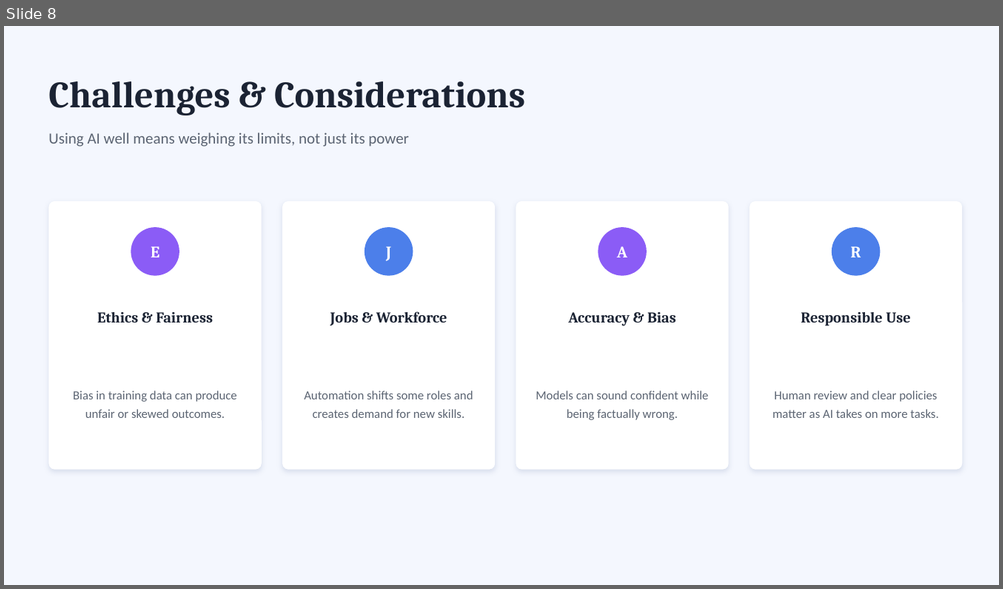
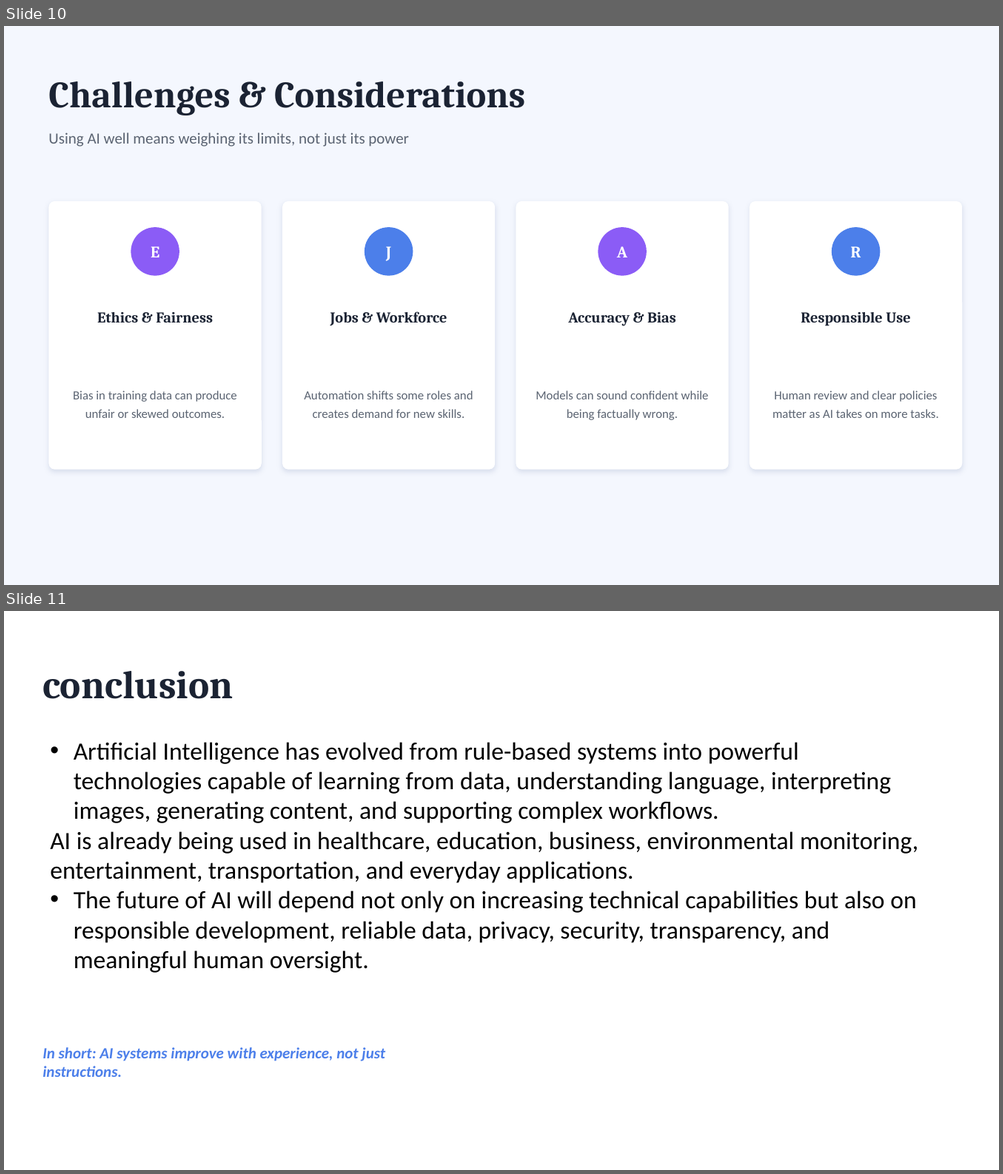
Before and after one commit to asmazeenath/raushbyte-tech-projects, a slide deck: Level_1/Task 3/AI_Presentation.pptx. Shown one above the other, each under a label of ours: slide 8 before the commit, slides 10 and 11 after it. The pictures are 1003x589 and 1003x1174 pixels, drawn with LibreOffice and Linux fonts; fonts in the diff are those of the drawing. Boxes give left, top, right and bottom in pixels: in the first picture for what was removed or moved away, otherwise in the second. Text is boxed around its words. In the diff, an @@ line names an element or a change of style, - is before the commit and + after.

```diff
--- a/Level_1/Task 3/AI_Presentation.pptx
+++ b/Level_1/Task 3/AI_Presentation.pptx
@@ slide 11 added at [4, 611, 999, 1170], background #FFFFFF @@
@@ text added at [42, 671, 233, 699], 38 pt, text #1B2333, bold @@
+conclusion
@@ text added at [50, 742, 918, 973], 24 pt, text #000000 @@
+• Artificial Intelligence has evolved from rule-based systems into powerful technologies capable of learning from data, understanding language, interpreting images, generating content, and supporting complex workflows.
+AI is already being used in healthcare, education, business, environmental monitoring, entertainment, transportation, and everyday applications.
+• The future of AI will depend not only on increasing technical capabilities but also on responsible development, reliable data, privacy, security, transparency, and meaningful human oversight.
@@ text added at [560, 757, 570, 760], 15.6 pt, text #FFFFFF, bold @@
+T
@@ text added at [560, 936, 570, 940], 15.6 pt, text #FFFFFF, bold @@
+A
@@ text added at [604, 924, 696, 943], 17 pt, text #FFFFFF, bold @@
+AI Software
@@ text added at [42, 1048, 385, 1077], 15 pt, text #4C7FEA, bold, italic @@
+In short: AI systems improve with experience, not just instructions.
@@ what was slide 8 is now slide 10 @@
```
Also in this commit, not shown: 2 slides changed, 2 other slides added, 6 other files.
